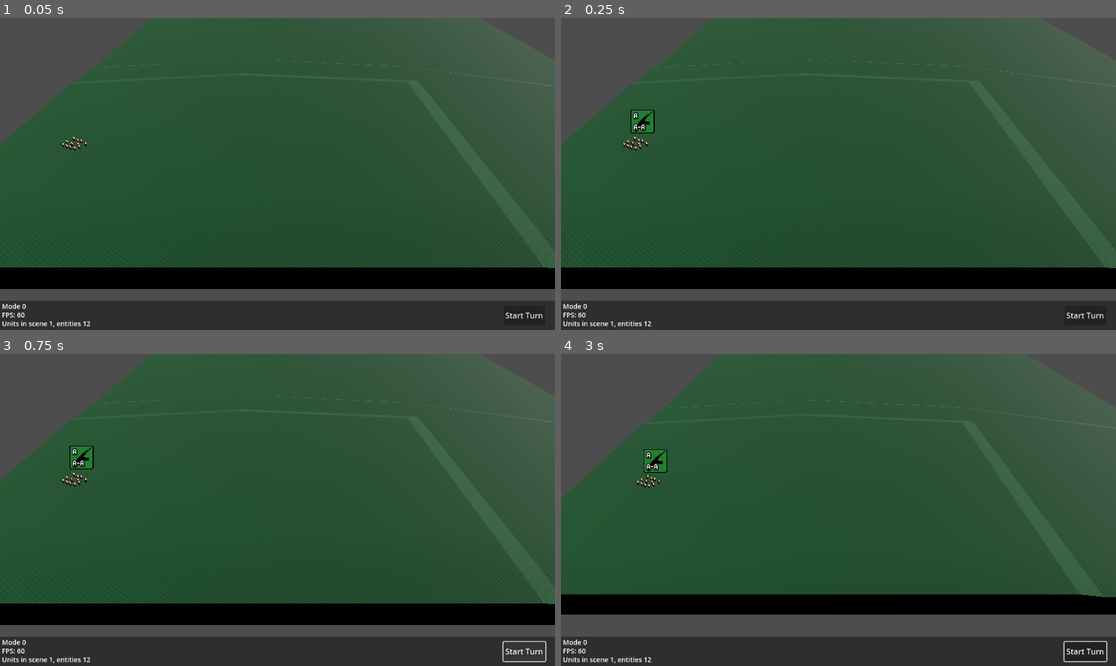
Above: before the commit, frames 1-4 (two rows, left to right).
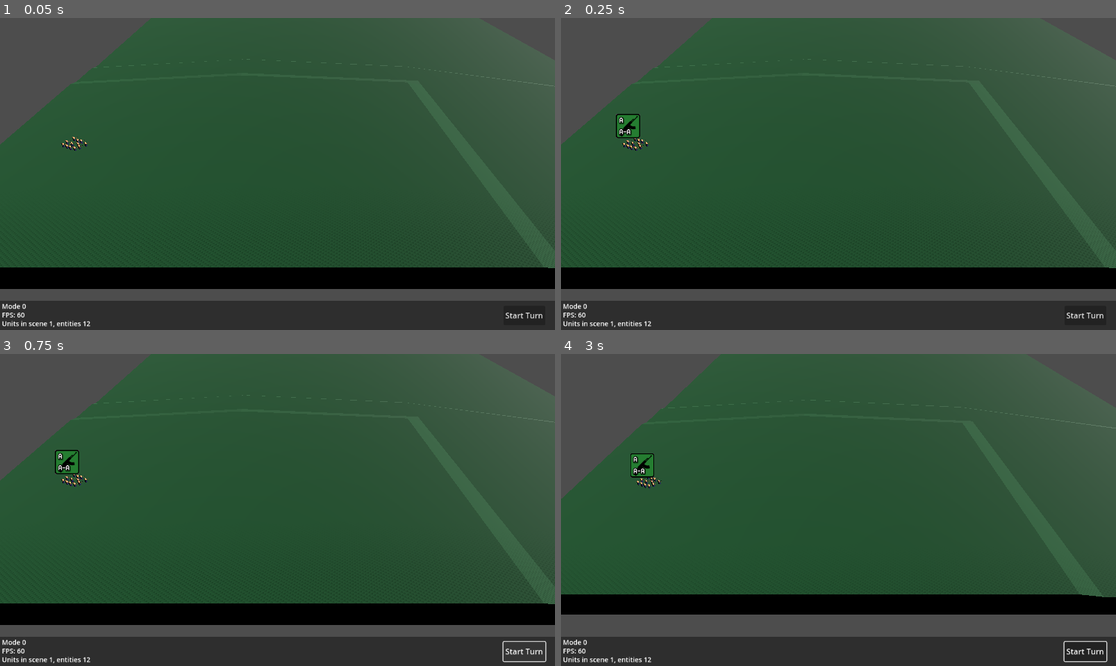
Above: after the commit, the same moments.

Repository: pxtimes3/notsoasl
Game: Godot game, scene res://scenes/main.tscn
The game is run twice, just before and just after one commit, with the same random seed, the same clock (stepped at 60 frames per second) and the same inputs.
Inputs (mouse positions are in pixels of both pictures, inside the frame that each line leads up to):
- Up to frame 1 (0.05 s): no input
- Up to frame 2 (0.25 s): no input
- Up to frame 3 (0.75 s): click "Start Turn" at 0.5 s
- Up to frame 4 (3 s): click "Start Turn" at 1.25 s; click "Start Turn" at 2 s; tap Enter at 2.75 s; move the mouse to (960, 494) at 2.77 s; hold S (camera_move_backward) from 2.78 s (still down); click (960, 494) at 2.92 s

Frame 1 is identical in both runs. In frame 2, 0.5% of the frame differs, in the area x 9-17%, y 29-39%; in frame 3, 0.5%; in frame 4, 0.5%.

Commit message:
Calculate centroid funkar nu!

Diff:
--- a/scripts/3d/unit/Unit.gd
+++ b/scripts/3d/unit/Unit.gd
@@ -3,6 +3,7 @@
 extends Node3D
 
 var unitEntityScene: PackedScene = load("res://scenes/3d/unit/Unit.tscn")
+var centroid = Centroid.new()
 
 @onready var _unitMarker = $UnitMarker/SubViewport/Control
 @export var unitMiddle = Vector3.UP
@@ -27,6 +28,9 @@
 	## {"patrol" : "pos Vector3"}
 ]
 
+func yell(message):
+	prints(message)
+
 func createUnitEntity(UnitID:String, UnitType:String, Company:String, Platoon:String, Squad:String, Player: String, UnitEquipment:Dictionary) -> UnitEntity:
 	# var new_unitEntity = unitEntityScene.instantiate()
 	self.UNITID = UnitID
@@ -47,12 +51,13 @@
 	return self
 
 func _ready():
-	unitMiddle = await getUnitMiddle()
-	$UnitMarker.position.x = unitMiddle.x
-	$UnitMarker.position.z = unitMiddle.y
+	pass
 
 func _process(delta):
-	pass
+	if Engine.get_process_frames() % 300 == 0:
+		var repCenter = centroid.calculate_centroid(getUnitEntityPositions())
+		$UnitMarker.position.x = repCenter.x
+		$UnitMarker.position.z = repCenter.y
 
 func executeTurn():
 	pass
@@ -68,19 +73,14 @@
 	for n in entities:
 		n.recieveOrder(order)
 
-var previousZ
-func getUnitMiddle():
-	var entitiesXYZ := []
+func getUnitEntityPositions() -> Array:
 	var entitiesXZ := []
-	var entitiesX := []
-	var entitiesZ := []
 	var entities = get_children().filter(func(unit): return unit.get_class() == "CharacterBody3D")
 
 	for n : CharacterBody3D in entities:
-		await PubSub.onFloor
 		entitiesXZ.append(Vector2(n.position.x, n.position.z))
 
-	return V3Helper.compute2DPolygonCentroid(entitiesXZ)
+	return entitiesXZ
 
 
 func _toggleSelected() -> void:
--- /dev/null
+++ b/scripts/Autoload/Centroid.gd
@@ -0,0 +1,81 @@
+class_name Centroid
+extends Node2D
+
+var tolerance = 1e-2
+
+func calc(vertices : Array):
+	var centroid = calculate_centroid(vertices)
+	## print("Initial centroid:", centroid)
+
+	var filtered_vertices = []
+	for vertex in vertices:
+		if not is_point_inside_polygon(vertex, vertices):
+			filtered_vertices.append(vertex)
+
+	centroid = calculate_centroid(filtered_vertices)
+	## print("Representative center:", centroid)
+
+	return centroid
+
+func calculate_centroid(points, vector3 : float = 0.0):
+	var centroid = Vector2.ZERO
+	var count = points.size()
+
+	if count == 0:
+		return centroid
+
+	for point in points:
+		centroid += point
+
+	centroid /= count
+	if vector3 != 0.0:
+		centroid.x = roundTo(centroid.x)
+		centroid.y = vector3
+		centroid.z = roundTo(centroid.y)
+	centroid.x = roundTo(centroid.x)
+	centroid.y = roundTo(centroid.y)
+	return centroid
+
+func roundTo(value : float, tolerance = tolerance):
+	var newValue = float(
+			String.num(
+				value,
+				int(str(tolerance).reverse())
+			)
+		)
+	return newValue
+
+func is_point_inside_polygon(point, polygon, tolerance = tolerance):
+	var count = polygon.size()
+	var inside = false
+
+	for i in range(count):
+		var j = (i + 1) % count
+		var pi = polygon[i]
+		var pj = polygon[j]
+
+		if abs(pi.y - point.y) < tolerance or abs(pj.y - point.y) < tolerance:
+			if min(pi.x, pj.x) <= point.x and point.x <= max(pi.x, pj.x):
+				inside = not inside
+		elif ((pi.y > point.y) != (pj.y > point.y)) and \
+			 (point.x < (pj.x - pi.x) * (point.y - pi.y) / (pj.y - pi.y) + pi.x):
+			inside = not inside
+
+	return inside
+
+func is_polygon_clockwise(polygon):
+	var count = polygon.size()
+	var signed_area = 0.0
+
+	for i in range(count):
+		var j = (i + 1) % count
+		var pi = polygon[i]
+		var pj = polygon[j]
+		signed_area += (pj.x - pi.x) * (pi.y + pj.y)
+
+	return signed_area < 0
+
+func orient_polygon_counterclockwise(polygon):
+	if is_polygon_clockwise(polygon):
+		polygon.invert()
+	return polygon
